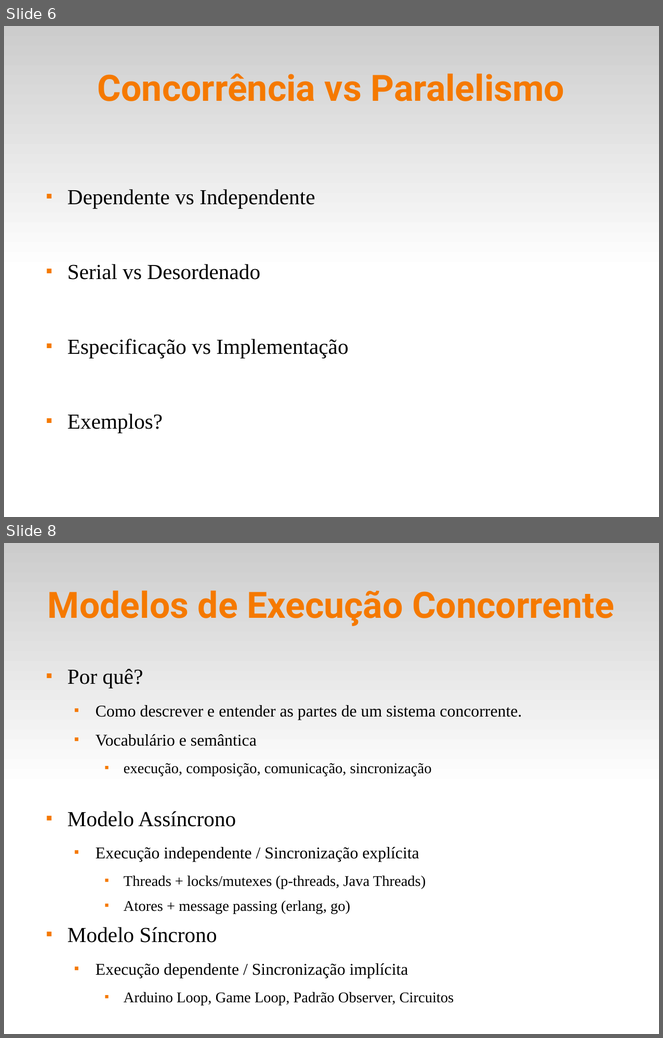
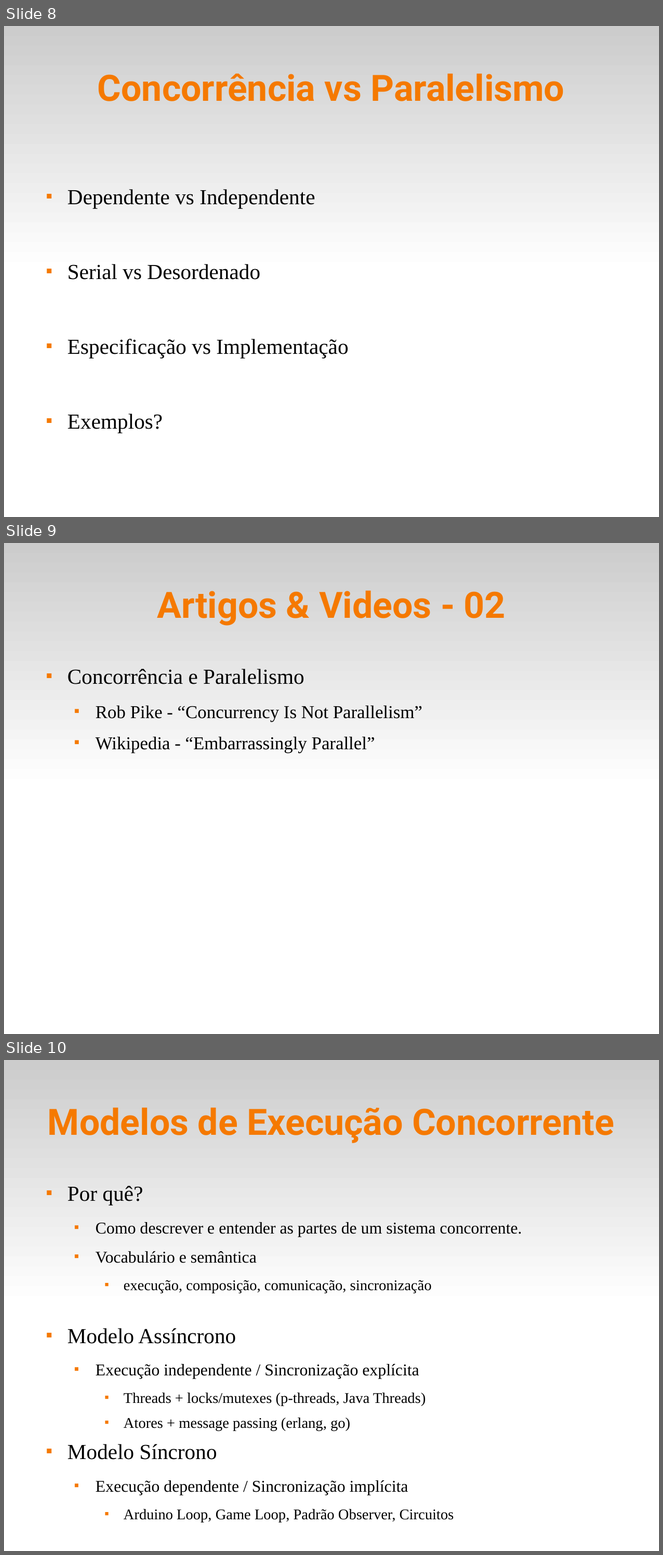
Before and after one commit to fsantanna-uerj/reativos, a slide deck: slides/01_reativos.odp. Shown one above the other, each under a label of ours: slides 6 and 8 before the commit, slides 8, 9 and 10 after it; the slides between them are not shown. The pictures are 663x1038 and 663x1555 pixels, drawn with LibreOffice and Linux fonts; fonts in the diff are those of the drawing. Boxes give left, top, right and bottom in pixels: in the first picture for what was removed or moved away, otherwise in the second. Text is boxed around its words. In the diff, an @@ line names an element or a change of style, - is before the commit and + after.

```diff
--- a/slides/01_reativos.odp
+++ b/slides/01_reativos.odp
@@ slide 9 added at <box>4,543,659,1034</box>, background #FFFFFF; not listed: 1 template element that a slide beside it also shows @@
@@ title added at <box>157,590,506,626</box>, 44 pt, text #F57900, bold @@
+Artigos & Videos - 02
@@ text added at <box>67,669,423,753</box>, 22 pt, text #000000 @@
+■ Concorrência e Paralelismo
+  ■ Rob Pike - “Concurrency Is Not Parallelism”
+  ■ Wikipedia - “Embarrassingly Parallel”
@@ what was slide 6 is now slide 8 @@
@@ what was slide 8 is now slide 10 @@
```
Also in this commit, not shown: 2 slides changed, 1 other slide added, 14 other files.
